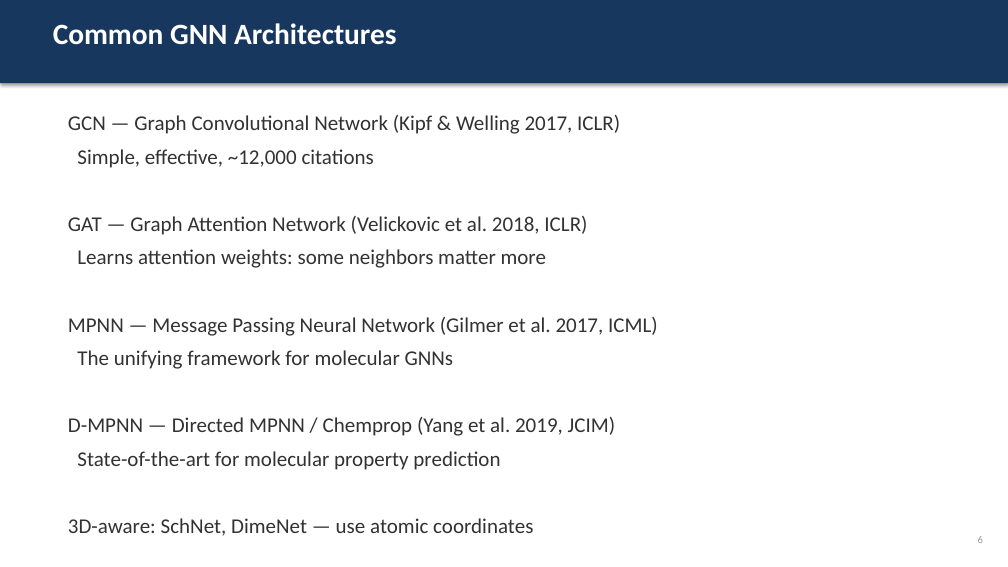
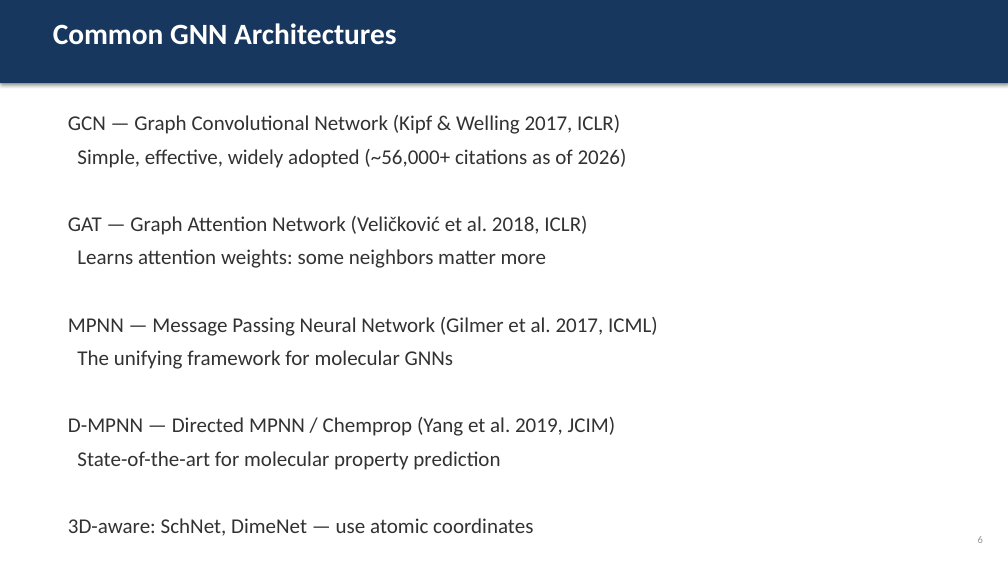
Before and after one commit to officialprateekmethwani-coder/AI-Drug-Discovery, a slide deck: slide 6 of day3_deep_learning/slides.pptx. Drawn at 1008x567 pixels with LibreOffice and Linux fonts; fonts in the diff are those of the drawing. Boxes give left, top, right and bottom in pixels: in the first picture for what was removed or moved away, otherwise in the second. Text is boxed around its words. In the diff, an @@ line names an element or a change of style, - is before the commit and + after.

```diff
--- a/day3_deep_learning/slides.pptx
+++ b/day3_deep_learning/slides.pptx
@@ text at <box>68,149,627,235</box>: text changed @@
-Simple, effective, ~12,000 citations
-GAT — Graph Attention Network (Velickovic et al. 2018, ICLR)
+Simple, effective, widely adopted (~56,000+ citations as of 2026)
+GAT — Graph Attention Network (Veličković et al. 2018, ICLR)
```
Also in this commit, not shown: 3 other slides changed, 5 other files.
